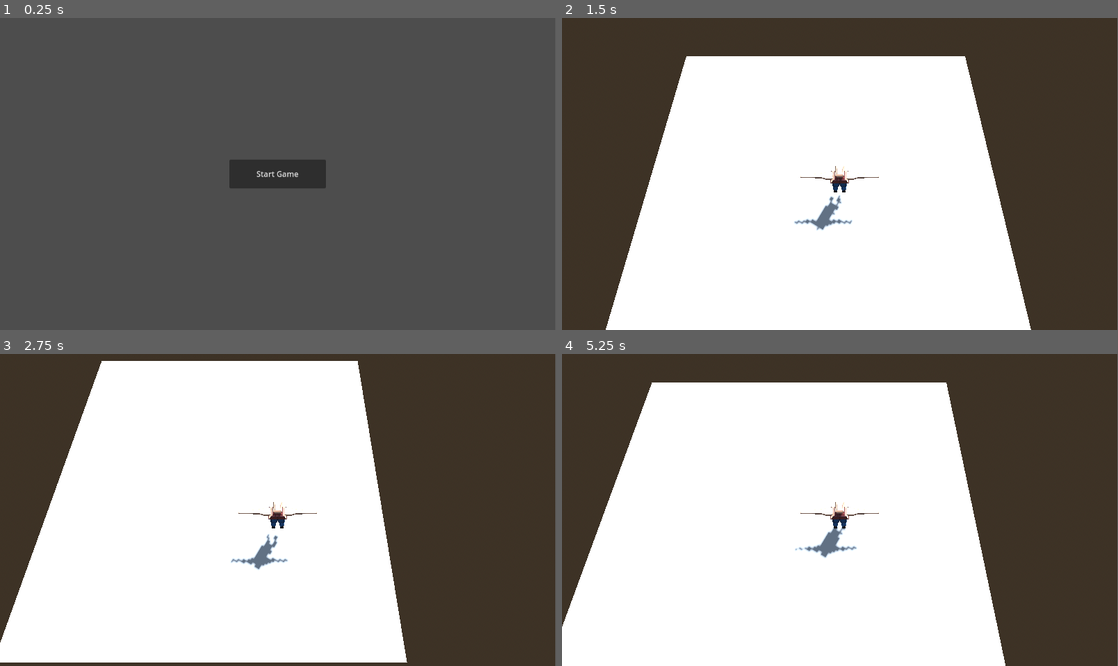
Above: before the commit, frames 1-4 (two rows, left to right).
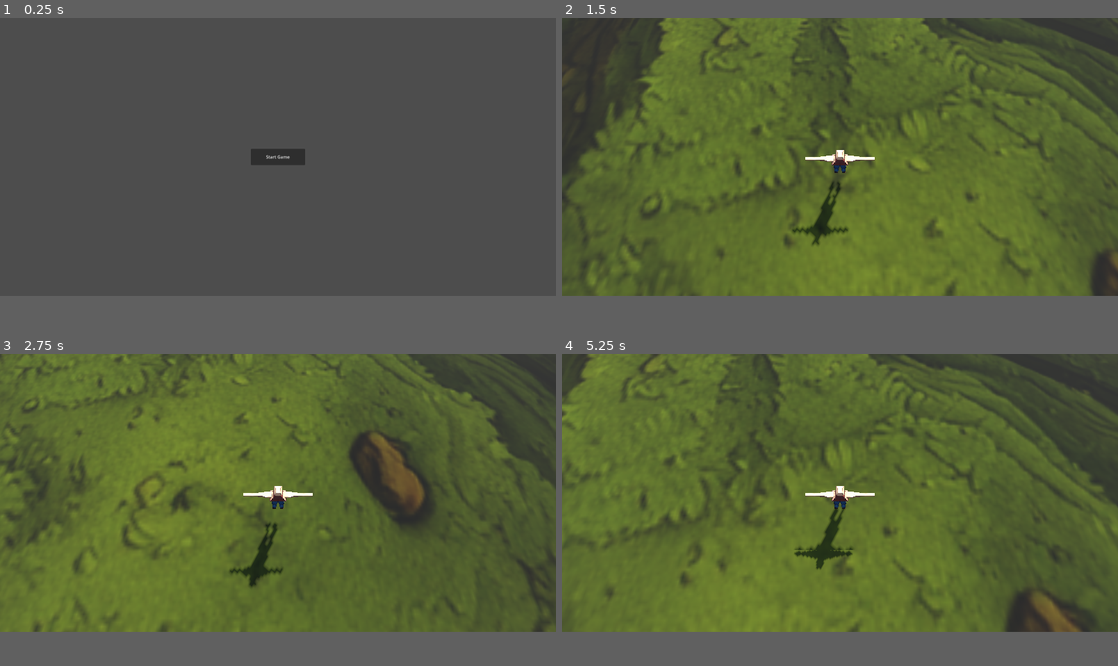
Above: after the commit, the same moments.

Repository: gruzek/ChickenFarm
Game: Godot game, scene res://scenes/start_scene.tscn
Two runs of this game, one before a commit and one after it. Both use one fixed random seed, a clock stepped at 60 frames per second and the inputs below.
Inputs:
- Up to frame 1 (0.25 s): no input
- Up to frame 2 (1.5 s): click "Start Game" at 0.5 s; tap Enter (ui_accept) at 1.25 s; hold D (move_right) from 1.28 s (still down)
- Up to frame 3 (2.75 s): tap Enter (ui_accept) at 1.52, 2.27 s; release D (move_right) at 2.03 s; hold S (move_back) from 2.03 s (still down)
- Up to frame 4 (5.25 s): release S (move_back) at 2.78 s; hold D (move_right) 2.78-3.53 s; hold W (move_forward) 3.53-4.28 s; tap Enter (ui_accept) at 3.77, 4.52 s; hold A (move_left) from 4.28 s (still down)
In our replay, the window is 799x449 before the commit and 800x400 after it. These sizes can differ from the game's own. Grey fills any space a smaller window leaves; there, only what the larger window draws over its background counts as a difference.

The runs differ from the first frame. In frame 1, 1.7% of the frame differs, in the area x 41-59%, y 42-55%; in frame 2, 81%; in frame 3, 85%, in the area x 0-100%, y 0-100%; in frame 4, 83%.

Commit message:
Added placeholder texture

Diff:
--- a/Player/player.gd
+++ b/Player/player.gd
@@ -1,7 +1,7 @@
 extends CharacterBody3D
 
 
-const SPEED = 5.0
+const SPEED = 15.0
 const JUMP_VELOCITY = 4.5
 
 
--- a/project.godot
+++ b/project.godot
@@ -14,6 +14,11 @@
 run/main_scene="uid://bhjvel1asgj4h"
 config/features=PackedStringArray("4.4", "GL Compatibility")
 config/icon="res://icon.svg"
+
+[display]
+
+window/size/viewport_width=2048
+window/size/viewport_height=1024
 
 [input]
 
--- a/scenes/main.tscn
+++ b/scenes/main.tscn
@@ -1,5 +1,6 @@
-[gd_scene load_steps=5 format=3 uid="uid://c83wrdwy2fyx0"]
+[gd_scene load_steps=7 format=3 uid="uid://c83wrdwy2fyx0"]
 
+[ext_resource type="Texture2D" uid="uid://cxgwtd68xgny1" path="res://scenes/ground_texture.png" id="1_0wfyh"]
 [ext_resource type="PackedScene" uid="uid://b38r8siyfyu8y" path="res://player/player.tscn" id="1_o5qli"]
 
 [sub_resource type="ProceduralSkyMaterial" id="ProceduralSkyMaterial_sgp6g"]
@@ -14,18 +15,24 @@
 sky = SubResource("Sky_o5qli")
 tonemap_mode = 2
 
+[sub_resource type="StandardMaterial3D" id="StandardMaterial3D_o5qli"]
+albedo_color = Color(0.353347, 0.401959, 0.197968, 1)
+albedo_texture = ExtResource("1_0wfyh")
+
 [node name="Main" type="Node3D"]
 
 [node name="WorldEnvironment" type="WorldEnvironment" parent="."]
 environment = SubResource("Environment_0wfyh")
 
 [node name="DirectionalLight3D" type="DirectionalLight3D" parent="."]
-transform = Transform3D(-0.866023, -0.433016, 0.250001, 0, 0.499998, 0.866027, -0.500003, 0.749999, -0.43301, 0, 0, 0)
+transform = Transform3D(-0.866024, -0.433016, 0.250001, -0.173101, 0.728728, 0.662565, -0.469084, 0.530521, -0.706051, 0, 7.1053, 0)
+light_color = Color(0.976471, 0.917647, 0.815686, 1)
 shadow_enabled = true
 
 [node name="Ground" type="CSGBox3D" parent="."]
-transform = Transform3D(20, 0, 0, 0, 0.1, 0, 0, 0, 20, 0, -0.05, 0)
+transform = Transform3D(200, 0, 0, 0, 0.1, 0, 0, 0, 200, 0, -0.05, 0)
 use_collision = true
+material = SubResource("StandardMaterial3D_o5qli")
 
 [node name="Player" parent="." instance=ExtResource("1_o5qli")]
 transform = Transform3D(1, 0, 0, 0, 1, 0, 0, 0, 1, 0, 1.59284, 0)
Not shown: 1 places in player/player.tscn that only renumber resources
Binary file added: scenes/ground_texture.png
Not shown, added: scenes/ground_texture.png.import
